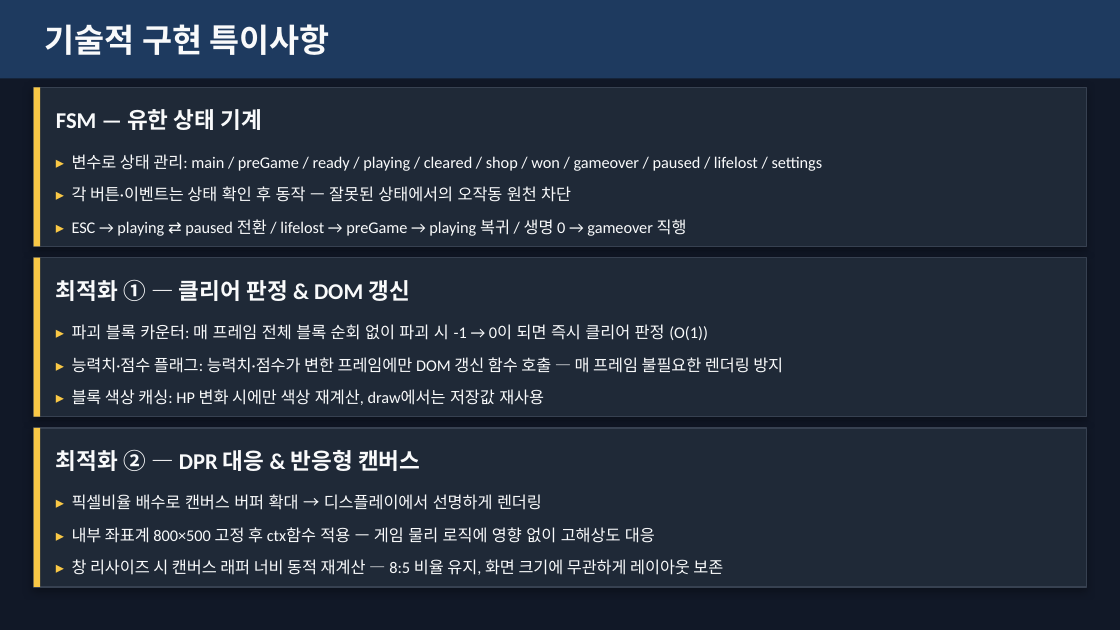
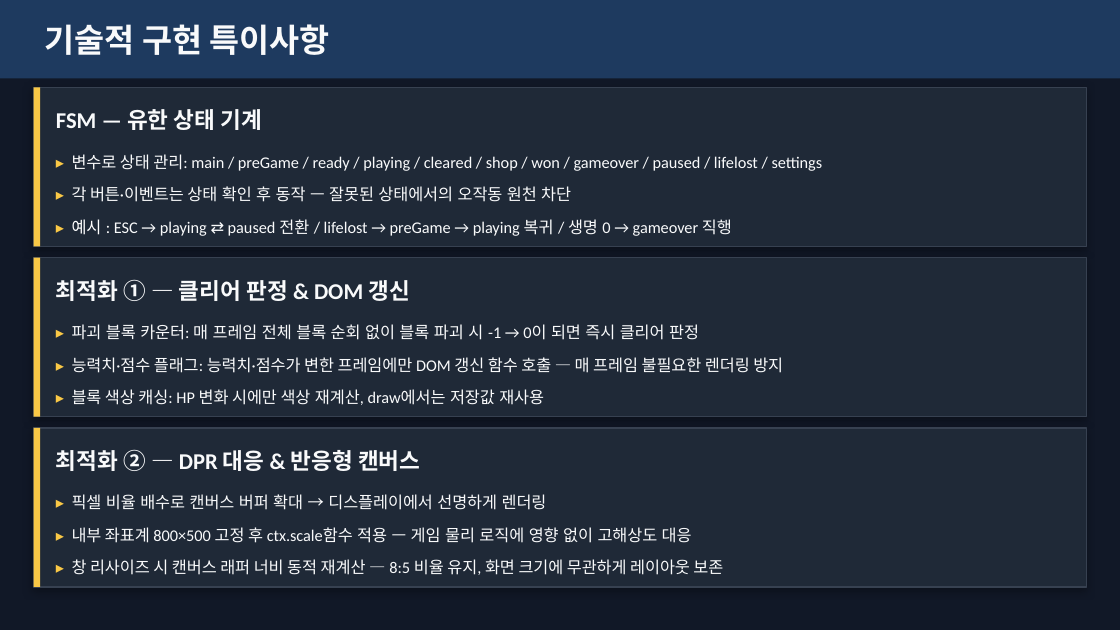
Before and after one commit to nyapy0811/blockbreak, a slide deck: slide 7 of 행복을 찾아서 발표자료/행복을_찾아서_발표자료.pptx. Drawn at 1120x630 pixels with LibreOffice and Linux fonts; fonts in the diff are those of the drawing. Boxes give left, top, right and bottom in pixels: in the first picture for what was removed or moved away, otherwise in the second. Text is boxed around its words. In the diff, an @@ line names an element or a change of style, - is before the commit and + after.

```diff
--- a/행복을 찾아서 발표자료/행복을_찾아서_발표자료.pptx
+++ b/행복을 찾아서 발표자료/행복을_찾아서_발표자료.pptx
@@ text at (72, 219, 732, 236): text changed @@
-▸ ESC → playing ⇄ paused 전환 / lifelost → preGame → playing 복귀 / 생명 0 → gameover 직행
+▸ 예시 : ESC → playing ⇄ paused 전환 / lifelost → preGame → playing 복귀 / 생명 0 → gameover 직행
@@ text at (72, 324, 699, 340): text changed @@
-▸ 파괴 블록 카운터: 매 프레임 전체 블록 순회 없이 파괴 시 -1 → 0이 되면 즉시 클리어 판정 (O(1))
+▸ 파괴 블록 카운터: 매 프레임 전체 블록 순회 없이 블록 파괴 시 -1 → 0이 되면 즉시 클리어 판정
@@ text at (72, 494, 547, 510): spaces changed @@
-▸ 픽셀비율 배수로 캔버스 버퍼 확대 → 디스플레이에서 선명하게 렌더링
+▸ 픽셀 비율 배수로 캔버스 버퍼 확대 → 디스플레이에서 선명하게 렌더링
@@ text at (72, 527, 692, 543): text changed @@
-▸ 내부 좌표계 800×500 고정 후 ctx함수 적용 — 게임 물리 로직에 영향 없이 고해상도 대응
+▸ 내부 좌표계 800×500 고정 후 ctx.scale함수 적용 — 게임 물리 로직에 영향 없이 고해상도 대응
```
Also in this commit, not shown: 5 other slides changed, 1 other file.
